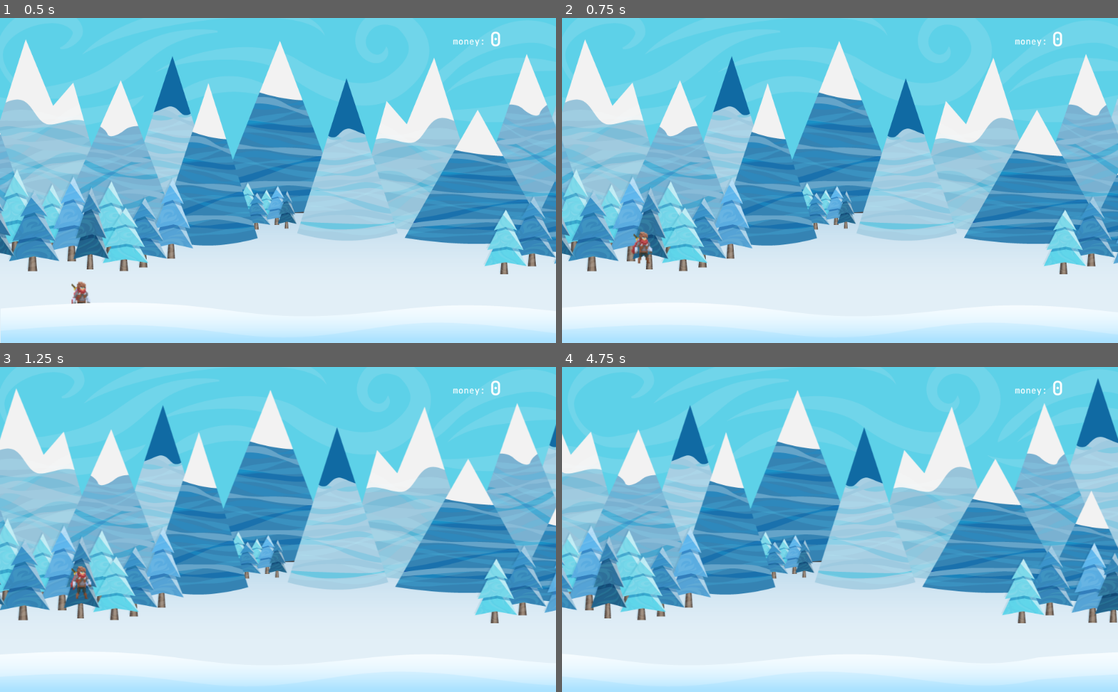
Above: before the commit, frames 1-4 (two rows, left to right).
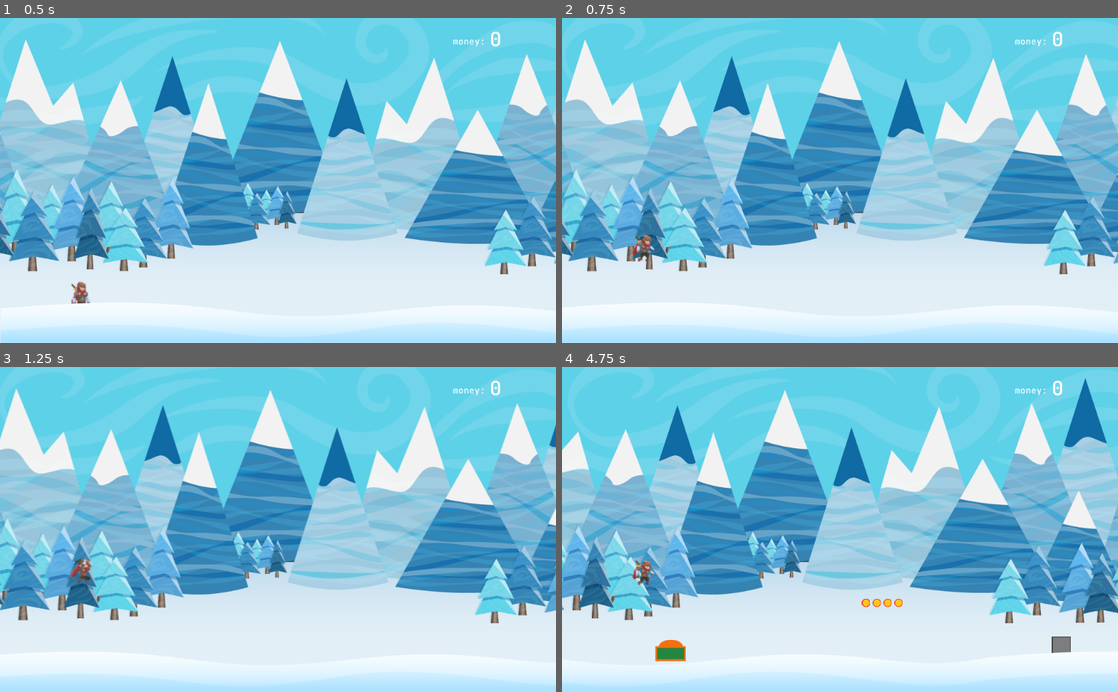
Above: after the commit, the same moments.

Repository: 1shevelov/Monster-Farm-prototype
Game: Godot game, scene res://Game.tscn
Same seed, same stepped clock (60 frames per second), same inputs: the game is played once before the commit and once after it. Sound files missing from this copy of the repository are replaced by a short silence.
Inputs:
- Up to frame 1 (0.5 s): no input
- Up to frame 2 (0.75 s): hold Space (jump) from 0.53 s (still down)
- Up to frame 3 (1.25 s): keep holding Space (jump)
- Up to frame 4 (4.75 s): release Space (jump) at 1.28 s; tap Space (jump) at 1.35, 1.52, 1.82, 2.85, 3.02, 3.32, 4.35, 4.52 s; hold Space (jump) 2.03-2.78 s; hold Space (jump) 3.53-4.28 s

Frame 1 is identical in both runs. In frame 2, 0.2% of the frame differs, in the area x 12-17%, y 65-76%; in frame 3, 0.3%; in frame 4, 26%, in the area x 0-100%, y 3-91%.

Commit message:
Added DASH state and animation

Diff:
--- a/avatar/Avatar.gd
+++ b/avatar/Avatar.gd
@@ -2,17 +2,20 @@
 
 var velocity := Vector2.ZERO
 
-export var jump_velocity: int = 600
-export var gravity_scale: float = 20.0
+export var jump_velocity := 600
+export var dash_velocity := 250
+export var gravity_scale := 20.0
 
 enum {
+	START,
 	IDLE,
 	RUN,
 	JUMP,
+	DASH,
 	ATTACK
 }
 
-var state := IDLE
+var state := START
 
 #var score := Globals.INITIAL_SCORE
 var money := Globals.INITIAL_MONEY
@@ -40,7 +43,7 @@
 
 func _physics_process(delta):
 	match state:
-		IDLE:
+		START:
 			animation.play("Idle")
 		RUN:
 			animation.play("Run")
@@ -51,6 +54,16 @@
 			if not Globals.SILENT_MODE:
 				jump_sound.play()
 			state = IDLE
+		DASH:
+			velocity = Vector2.ZERO
+			velocity.y -= jump_velocity
+			animation.play("Jump")
+			if not Globals.SILENT_MODE:
+				jump_sound.play()
+			animation.play("Dash")
+#			velocity.x += dash_velocity
+#			TODO: shift position
+			state = IDLE
 		ATTACK:
 			animation.play("Attack")
 
@@ -60,7 +73,8 @@
 
 
 func _input(event):
-	if state == IDLE and event.is_action_pressed("jump"):
+#	IDLE state only on world start
+	if state == START and event.is_action_pressed("jump"):
 		print("START")
 		state = RUN
 		Globals.world_speed = Globals.DEFAULT_WORLD_SPEED
@@ -69,16 +83,18 @@
 	if state == RUN and event.is_action_pressed("jump"):
 		state = JUMP
 
+	if state == ATTACK and event.is_action_pressed("jump"):
+		state = DASH
+
 
 func _on_Area2D_body_entered(body):
-	if body is StaticBody2D and state == JUMP:
+	if body is StaticBody2D and state != START:
 		state = RUN
 
 
-func _on_Area2D_body_exited(_body):
-#	if body is StaticBody2D:
-#		state = JUMP
-	pass
+func _on_Area2D_body_exited(body):
+	if body is StaticBody2D:
+		state = JUMP
 
 
 # pseudo AI
--- a/avatar/Avatar.tscn
+++ b/avatar/Avatar.tscn
@@ -24,6 +24,10 @@
 [ext_resource path="res://assets/avatar/adventurer-idle-01.png" type="Texture" id=22]
 [ext_resource path="res://assets/avatar/adventurer-idle-02.png" type="Texture" id=23]
 [ext_resource path="res://assets/avatar/adventurer-idle-03.png" type="Texture" id=24]
+[ext_resource path="res://assets/avatar/adventurer-drop-kick-00.png" type="Texture" id=25]
+[ext_resource path="res://assets/avatar/adventurer-drop-kick-01.png" type="Texture" id=26]
+[ext_resource path="res://assets/avatar/adventurer-drop-kick-02.png" type="Texture" id=27]
+[ext_resource path="res://assets/avatar/adventurer-drop-kick-03.png" type="Texture" id=28]
 
 [sub_resource type="SpriteFrames" id=1]
 animations = [ {
@@ -36,6 +40,11 @@
 "loop": true,
 "name": "Attack",
 "speed": 6.0
+}, {
+"frames": [ ExtResource( 25 ), ExtResource( 26 ), ExtResource( 27 ), ExtResource( 28 ) ],
+"loop": true,
+"name": "Dash",
+"speed": 5.0
 }, {
 "frames": [ ExtResource( 21 ), ExtResource( 22 ), ExtResource( 23 ), ExtResource( 24 ) ],
 "loop": true,
@@ -65,7 +74,7 @@
 [node name="AnimatedSprite" type="AnimatedSprite" parent="."]
 scale = Vector2( 2, 2 )
 frames = SubResource( 1 )
-animation = "Idle"
+animation = "Dash"
 
 [node name="CollisionShape2D" type="CollisionShape2D" parent="."]
 position = Vector2( 0, 10 )
Binary file added: assets/avatar/adventurer-drop-kick-00.png
Not shown, added: assets/avatar/adventurer-drop-kick-00.png.import
Binary file added: assets/avatar/adventurer-drop-kick-01.png
Not shown, added: assets/avatar/adventurer-drop-kick-01.png.import
Binary file added: assets/avatar/adventurer-drop-kick-02.png
Not shown, added: assets/avatar/adventurer-drop-kick-02.png.import
Binary file added: assets/avatar/adventurer-drop-kick-03.png
Not shown, added: assets/avatar/adventurer-drop-kick-03.png.import
Not shown: 1 places in avatar/Avatar.tscn that only renumber resources
Not shown, changed: LICENSE
